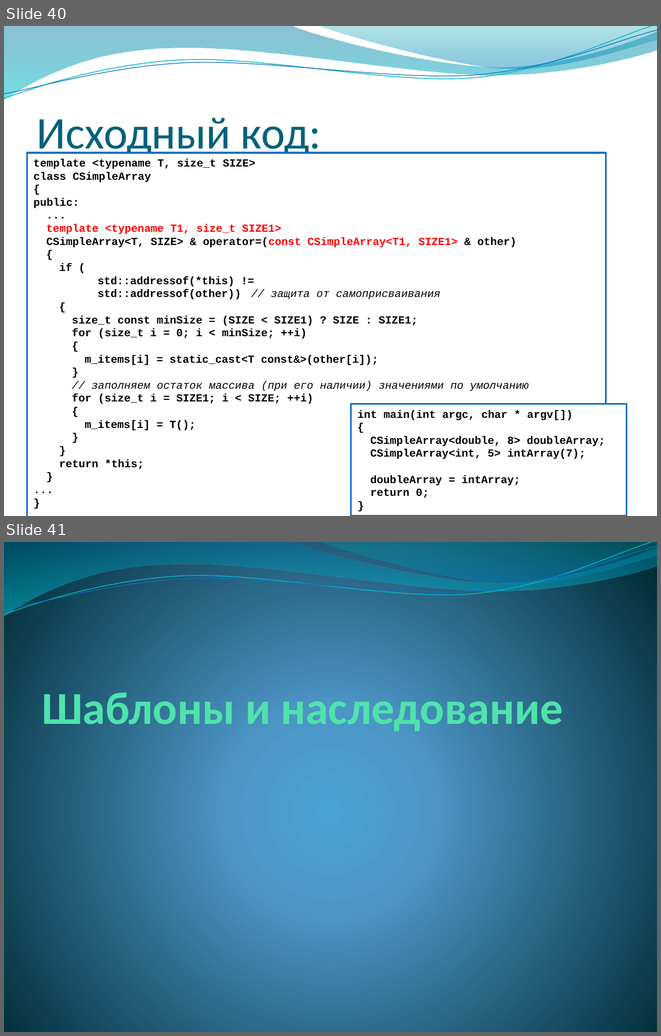
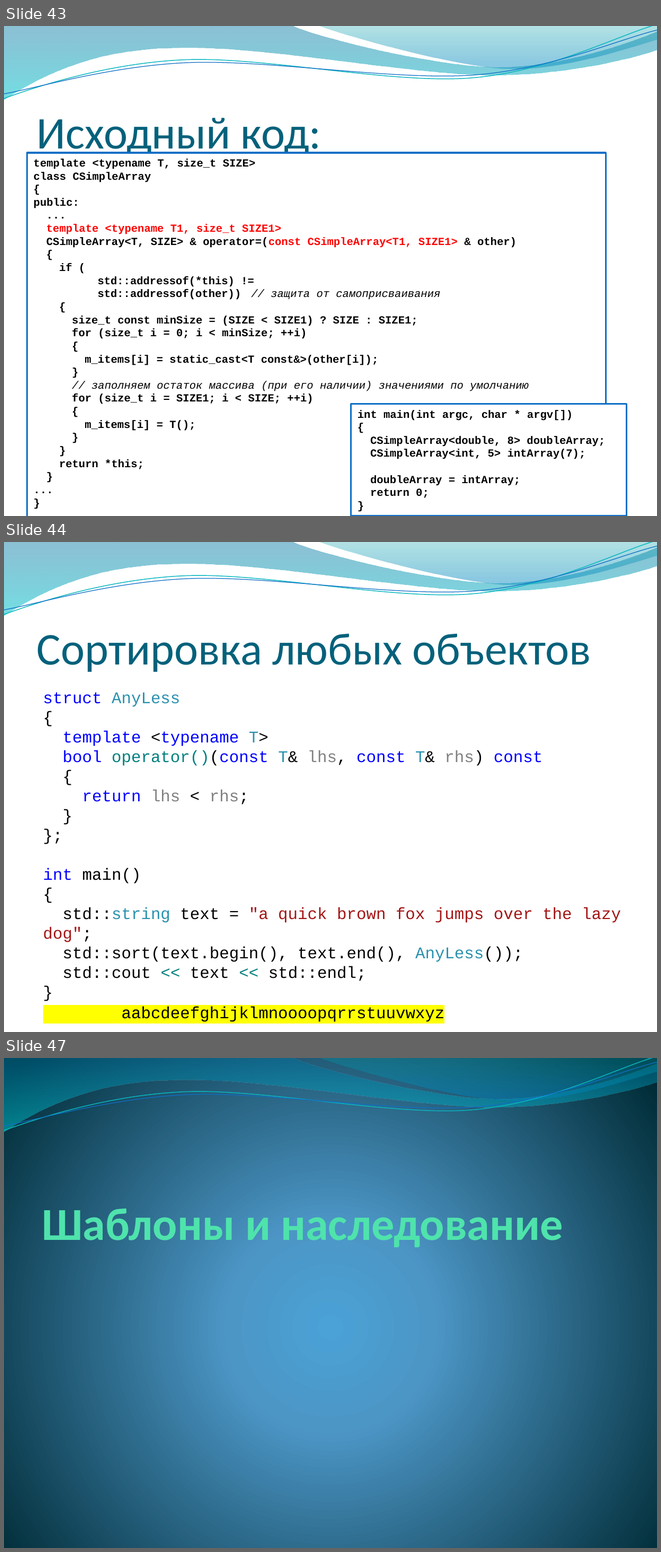
Before and after one commit to alexey-malov/oop, a slide deck: lectures/06/Обобщенное программирование, шаблоны.pptx. Shown one above the other, each under a label of ours: slides 40 and 41 before the commit, slides 43, 44 and 47 after it; the slides between them are not shown. The pictures are 661x1036 and 661x1552 pixels, drawn with LibreOffice and Linux fonts; fonts in the diff are those of the drawing; background and template pictures are left out. Boxes give left, top, right and bottom in pixels: in the first picture for what was removed or moved away, otherwise in the second. Text is boxed around its words. In the diff, an @@ line names an element or a change of style, - is before the commit and + after.

```diff
--- a/lectures/06/Обобщенное программирование, шаблоны.pptx
+++ b/lectures/06/Обобщенное программирование, шаблоны.pptx
@@ slide 44 added at [4, 542, 657, 1032], background picture (left out); not listed: 4 template elements that a slide beside it also shows @@
@@ title added at [37, 634, 591, 672], 50 pt, text #04617B @@
+Сортировка любых объектов
@@ text added at [43, 692, 621, 981], 18 pt, text #000000 @@
+struct AnyLess
+{
+template <typename T>
+bool operator()(const T& lhs, const T& rhs) const
+{
+return lhs < rhs;
+}
+};
+int main()
+{
+std::string text = "a quick brown fox jumps over the lazy dog";
+std::sort(text.begin(), text.end(), AnyLess());
+std::cout << text << std::endl;
+}
@@ text added at [122, 1006, 445, 1023], 18 pt, text #000000 @@
+aabcdeefghijklmnoooopqrrstuuvwxyz
@@ what was slide 40 is now slide 43 @@
@@ what was slide 41 is now slide 47 @@
```
Also in this commit, not shown: 3 slides changed, 10 other slides added, 3 slides removed, 2 other files.
